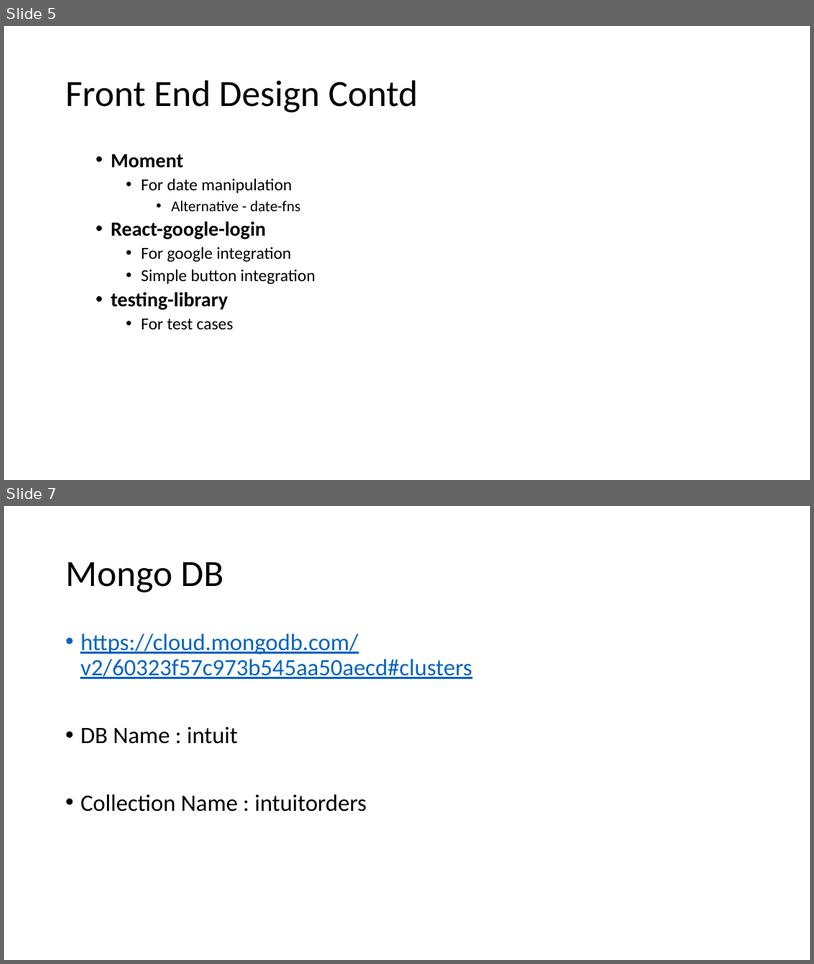
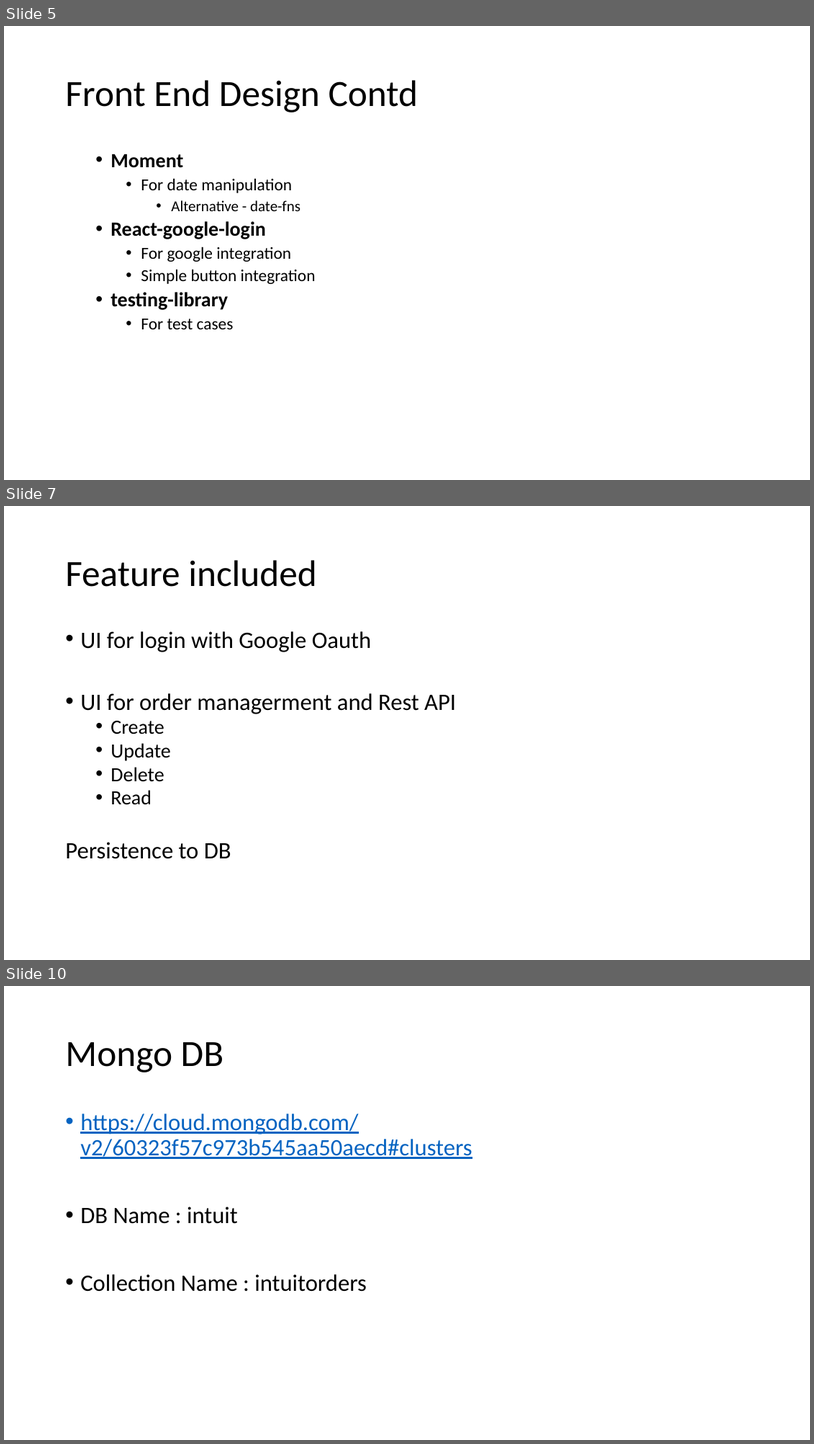
Before and after one commit to anandharshan/intuit2, a slide deck: Arch and decision choices.pptx. Shown one above the other, each under a label of ours: slides 5 and 7 before the commit, slides 5, 7 and 10 after it; the slides between them are not shown. The pictures are 814x964 and 814x1444 pixels, drawn with LibreOffice and Linux fonts; fonts in the diff are those of the drawing. Boxes give left, top, right and bottom in pixels: in the first picture for what was removed or moved away, otherwise in the second. Text is boxed around its words. In the diff, an @@ line names an element or a change of style, - is before the commit and + after.

```diff
--- a/Arch and decision choices.pptx
+++ b/Arch and decision choices.pptx
@@ slide 7 added at box(4, 506, 810, 960), background #FFFFFF @@
@@ title added at box(65, 560, 316, 587), 44 pt, text #000000 @@
+Feature included
@@ text added at box(65, 631, 456, 859), 28 pt, text #000000 @@
+• UI for login with Google Oauth
+• UI for order managerment and Rest API
+  • Create
+  • Update
+  • Delete
+  • Read
+Persistence to DB
@@ what was slide 7 is now slide 10 @@
```
Also in this commit, not shown: 1 slide changed, 2 other slides added.
